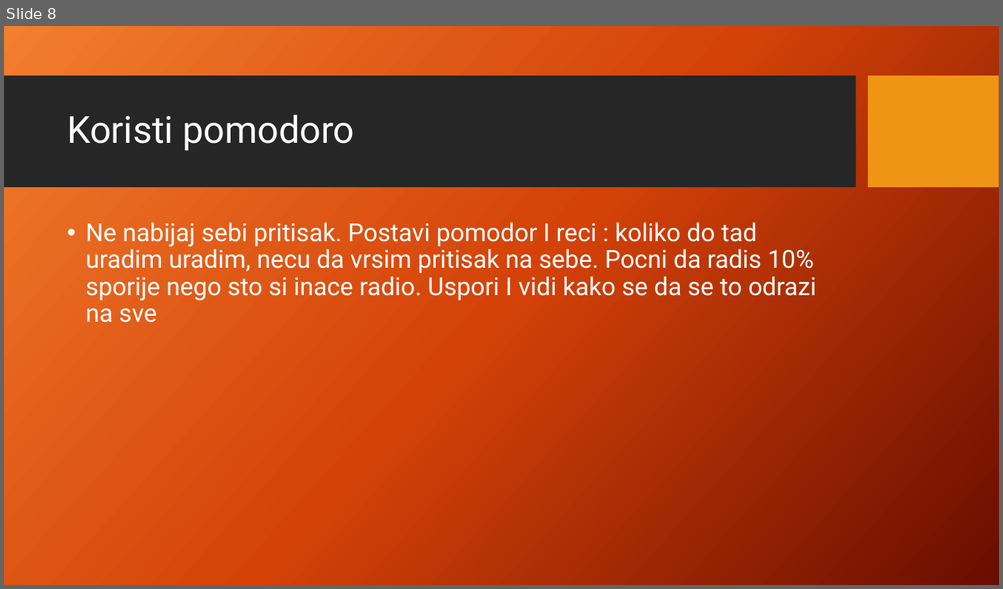
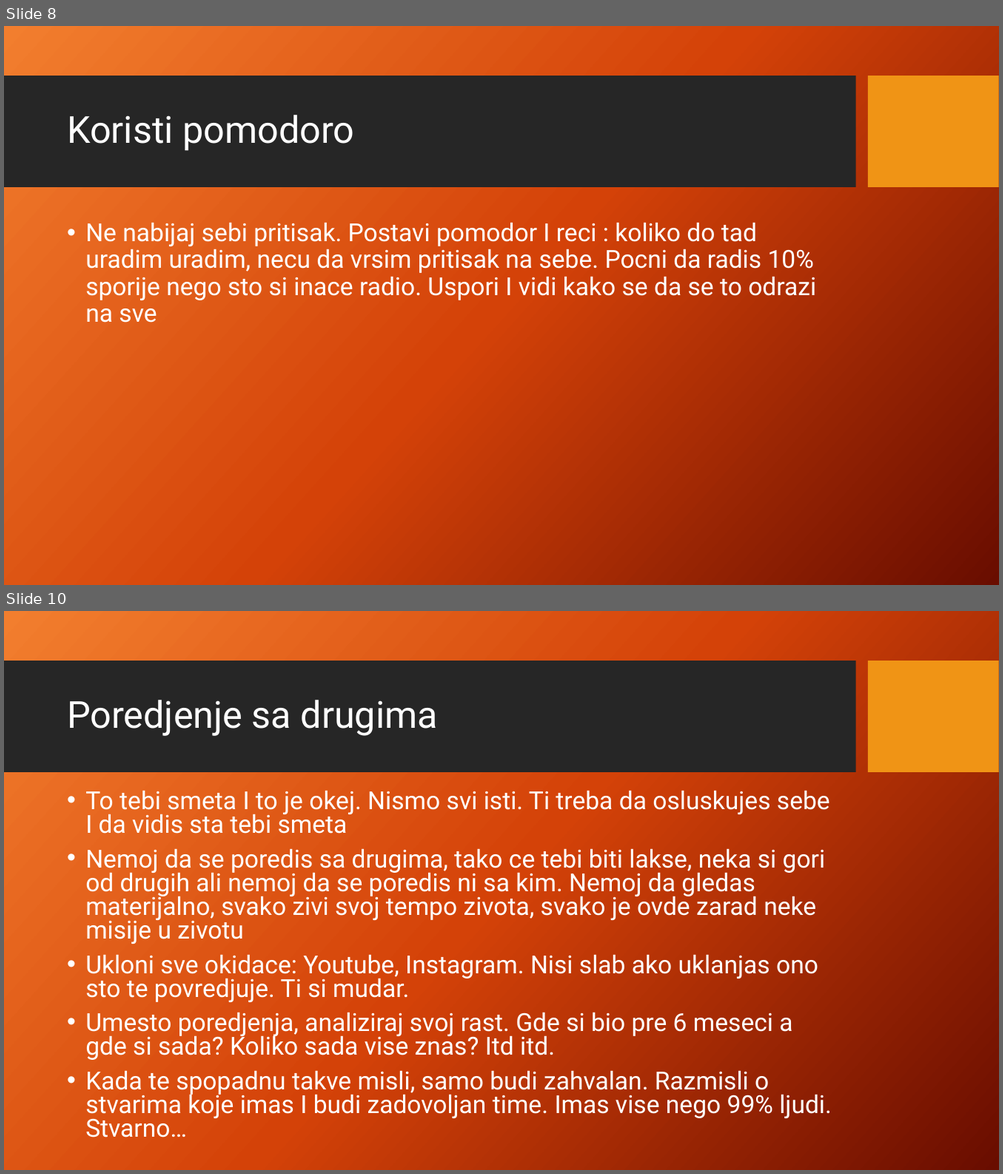
Before and after one commit to mladenpopovic808/Fundamenti, a slide deck: Fundamenti zivota.pptx. Shown one above the other, each under a label of ours: slide 8 before the commit, slides 8 and 10 after it; the slides between them are not shown. The pictures are 1003x589 and 1003x1174 pixels, drawn with LibreOffice and Linux fonts; fonts in the diff are those of the drawing; background and template pictures are left out. Boxes give left, top, right and bottom in pixels: in the first picture for what was removed or moved away, otherwise in the second. Text is boxed around its words. In the diff, an @@ line names an element or a change of style, - is before the commit and + after.

```diff
--- a/Fundamenti zivota.pptx
+++ b/Fundamenti zivota.pptx
@@ slide 10 added at [4,611,999,1170], background picture (left out); not listed: 2 template elements that a slide beside it also shows @@
@@ title added at [67,700,438,736], 36 pt, text #FFFFFF @@
+Poredjenje sa drugima
@@ text added at [85,790,831,1138], 24 pt, text #FFFFFF @@
+• To tebi smeta I to je okej. Nismo svi isti. Ti treba da osluskujes sebe I da vidis sta tebi smeta
+• Nemoj da se poredis sa drugima, tako ce tebi biti lakse, neka si gori od drugih ali nemoj da se poredis ni sa kim. Nemoj da gledas materijalno, svako zivi svoj tempo zivota, svako je ovde zarad neke misije u zivotu
+• Ukloni sve okidace: Youtube, Instagram. Nisi slab ako uklanjas ono sto te povredjuje. Ti si mudar.
+• Umesto poredjenja, analiziraj svoj rast. Gde si bio pre 6 meseci a gde si sada? Koliko sada vise znas? Itd itd.
+• Kada te spopadnu takve misli, samo budi zahvalan. Razmisli o stvarima koje imas I budi zadovoljan time. Imas vise nego 99% ljudi. Stvarno…
```
Also in this commit, not shown: 3 other slides added.
